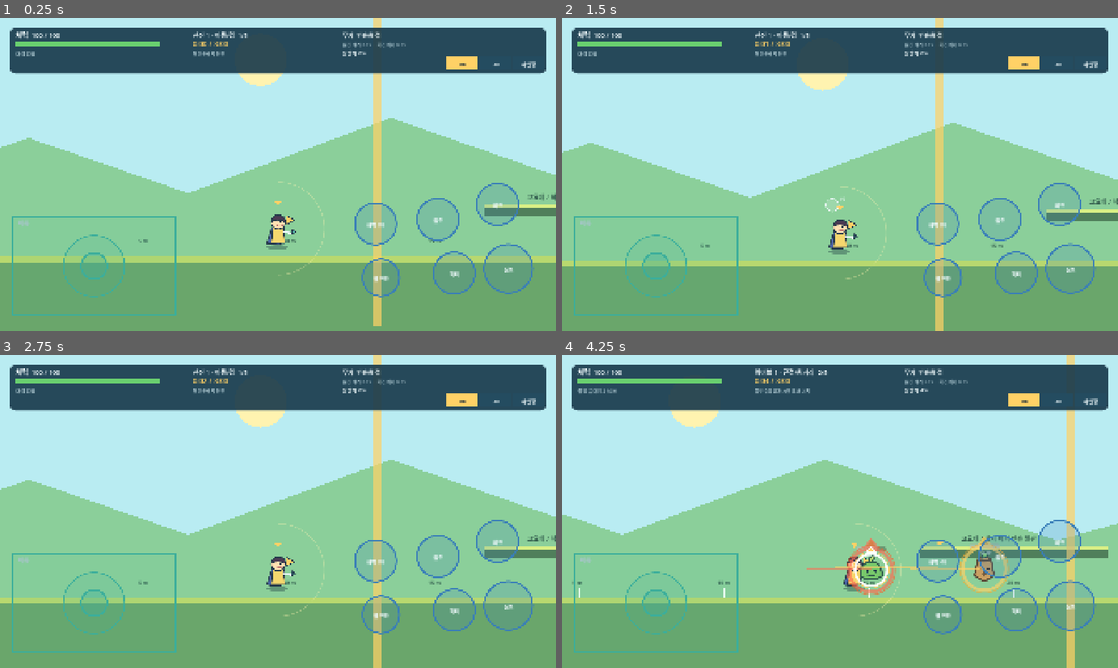
Above: before the commit, frames 1-4 (two rows, left to right).
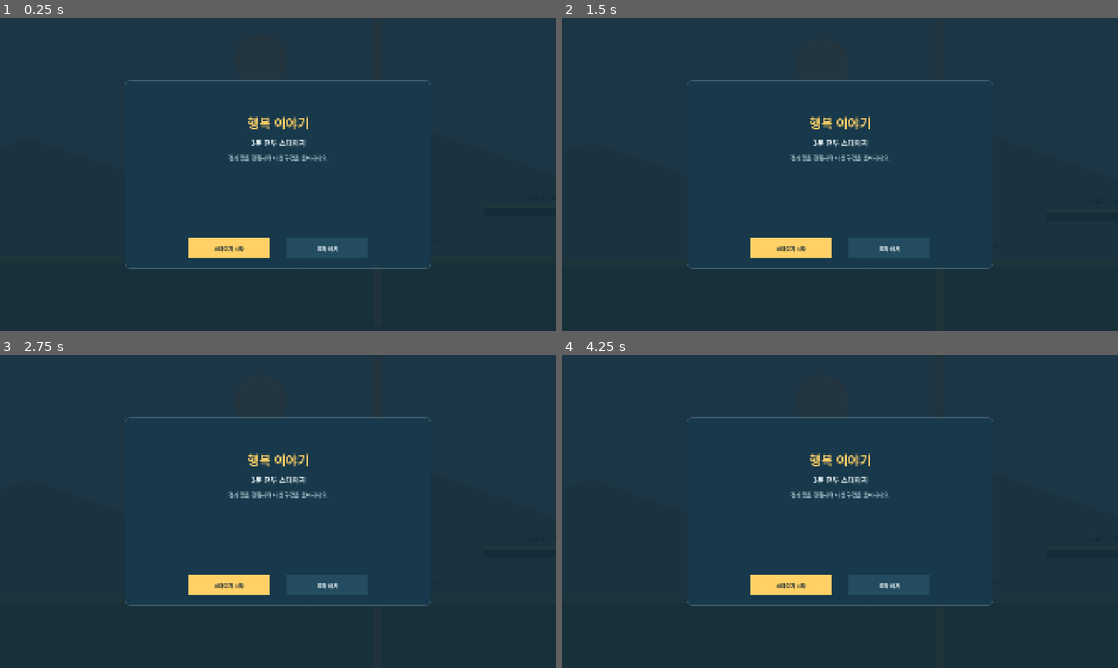
Above: after the commit, the same moments.

Repository: powerfulHimchan/happiness
Game: Godot game, scene res://scenes/movement/ground_movement_sandbox.tscn
The game is run twice, just before and just after one commit, with the same random seed, the same clock (stepped at 60 frames per second) and the same inputs.
Inputs (mouse positions are in pixels of both pictures, inside the frame that each line leads up to):
- Up to frame 1 (0.25 s): no input
- Up to frame 2 (1.5 s): move the mouse to (962, 158) at 0.52 s; click (962, 158) at 0.67 s; tap Enter at 1.25 s; drag from (728, 190) to (1040, 233) at 1.27 s
- Up to frame 3 (2.75 s): tap Space at 2 s; move the mouse to (333, 442) at 2.02 s; click (333, 442) at 2.17 s
- Up to frame 4 (4.25 s): tap Enter at 2.75 s; drag from (812, 574) to (673, 464) at 2.77 s; tap Space at 3.5 s; move the mouse to (1006, 558) at 3.52 s; click (1006, 558) at 3.67 s

The runs differ from the first frame. In frame 1, 88% of the frame differs, in the area x 0-100%, y 0-100%; in frame 2, 88%; in frame 3, 88%; in frame 4, 89%.

Commit message:
feat(input): add control layout editor

Diff:
--- a/game/scripts/movement/ground_movement_controls.gd
+++ b/game/scripts/movement/ground_movement_controls.gd
@@ -18,6 +18,7 @@
 	COMBAT,
 	RESULT,
 	MAIN,
+	LAYOUT_EDITOR,
 }
 
 const PANEL_COLOR := Color("18394b")
@@ -32,6 +33,15 @@
 const BACKGROUND_COLOR := Color("102636")
 
 const MOVE_CONTROL: StringName = &"move"
+const DEFAULT_CONTROL_CENTERS := {
+	&"move": Vector2(0.15, 0.80),
+	&"jump": Vector2(0.925, 0.815),
+	&"evade": Vector2(0.825, 0.830),
+	&"skill_1": Vector2(0.795, 0.650),
+	&"skill_2": Vector2(0.905, 0.600),
+	&"ultimate": Vector2(0.680, 0.665),
+	&"weapon_swap": Vector2(0.690, 0.845),
+}
 const ACTION_ORDER: Array[StringName] = [
 	&"jump",
 	&"evade",
@@ -75,10 +85,26 @@
 var result_retry_rect := Rect2()
 var result_main_rect := Rect2()
 var main_start_rect := Rect2()
+var main_layout_rect := Rect2()
+var editor_toolbar_rect := Rect2()
+var editor_size_down_rect := Rect2()
+var editor_size_up_rect := Rect2()
+var editor_opacity_down_rect := Rect2()
+var editor_opacity_up_rect := Rect2()
+var editor_reset_rect := Rect2()
+var editor_cancel_rect := Rect2()
+var editor_apply_rect := Rect2()
 var action_log: Array[String] = []
 var movement_metrics: Dictionary = {}
 var result_snapshot: Dictionary = {}
-var screen_mode: int = ScreenMode.COMBAT
+var screen_mode: int = ScreenMode.MAIN
+var control_centers: Dictionary = DEFAULT_CONTROL_CENTERS.duplicate()
+var control_scales: Dictionary = {}
+var control_opacity: float = 0.82
+var selected_layout_control: StringName = MOVE_CONTROL
+var invalid_layout_controls: Array[StringName] = []
+var editor_drag_pointer_id: int = -1
+var editor_original_layout: Dictionary = {}
 var last_latency_msec: int = 0
 var peak_simultaneous_controls: int = 0
 var redraw_accumulator: float = 0.0
@@ -95,6 +121,8 @@
 
 func _ready() -> void:
 	Engine.max_fps = 60
+	for control_id in _layout_control_order():
+		control_scales[control_id] = 1.0
 	_refresh_layout()
 	_append_action_log("CP-304 전투 HUD 시작")
 	queue_redraw()
@@ -128,6 +156,7 @@
 func _notification(what: int) -> void:
 	if what == NOTIFICATION_RESIZED:
 		_refresh_layout()
+		_validate_control_layout()
 		queue_redraw()
 	elif what == NOTIFICATION_APPLICATION_FOCUS_OUT or what == NOTIFICATION_APPLICATION_PAUSED:
 		release_all_inputs()
@@ -137,6 +166,10 @@
 func _input(event: InputEvent) -> void:
 	if event is InputEventScreenTouch:
 		var touch := event as InputEventScreenTouch
+		if screen_mode == ScreenMode.LAYOUT_EDITOR:
+			_handle_editor_touch(touch)
+			queue_redraw()
+			return
 		if screen_mode != ScreenMode.COMBAT:
 			if touch.pressed:
 				_handle_screen_touch(touch.position)
@@ -149,7 +182,10 @@
 		queue_redraw()
 	elif event is InputEventScreenDrag:
 		var drag := event as InputEventScreenDrag
-		_handle_touch_dragged(drag.index, drag.position)
+		if screen_mode == ScreenMode.LAYOUT_EDITOR:
+			_handle_editor_drag(drag.index, drag.position)
+		elif screen_mode == ScreenMode.COMBAT:
+			_handle_touch_dragged(drag.index, drag.position)
 		queue_redraw()
 
 
@@ -159,6 +195,9 @@
 		return
 	if screen_mode == ScreenMode.MAIN:
 		_draw_main_screen()
+		return
+	if screen_mode == ScreenMode.LAYOUT_EDITOR:
+		_draw_layout_editor()
 		return
 	_draw_header()
 	_draw_move_control()
@@ -272,6 +311,79 @@
 	begin_retry()
 
 
+func open_layout_editor() -> void:
+	release_all_inputs()
+	editor_original_layout = _capture_control_layout()
+	selected_layout_control = MOVE_CONTROL
+	editor_drag_pointer_id = -1
+	screen_mode = ScreenMode.LAYOUT_EDITOR
+	_validate_control_layout()
+	queue_redraw()
+
+
+func apply_layout_editor() -> bool:
+	_validate_control_layout()
+	if not invalid_layout_controls.is_empty():
+		queue_redraw()
+		return false
+	editor_original_layout.clear()
+	editor_drag_pointer_id = -1
+	screen_mode = ScreenMode.MAIN
+	queue_redraw()
+	return true
+
+
+func cancel_layout_editor() -> void:
+	if not editor_original_layout.is_empty():
+		_restore_control_layout(editor_original_layout)
+	editor_original_layout.clear()
+	editor_drag_pointer_id = -1
+	screen_mode = ScreenMode.MAIN
+	queue_redraw()
+
+
+func reset_layout_editor() -> void:
+	control_centers = DEFAULT_CONTROL_CENTERS.duplicate()
+	control_scales.clear()
+	for control_id in _layout_control_order():
+		control_scales[control_id] = 1.0
+	control_opacity = 0.82
+	selected_layout_control = MOVE_CONTROL
+	_refresh_layout()
+	_validate_control_layout()
+	queue_redraw()
+
+
+func select_layout_control(control_id: StringName) -> void:
+	if control_id in _layout_control_order():
+		selected_layout_control = control_id
+		queue_redraw()
+
+
+func adjust_selected_control_size(delta: float) -> void:
+	if selected_layout_control == &"":
+		return
+	var current_scale := float(control_scales.get(selected_layout_control, 1.0))
+	control_scales[selected_layout_control] = clampf(current_scale + delta, 0.70, 1.40)
+	_refresh_layout()
+	_validate_control_layout()
+	queue_redraw()
+
+
+func set_control_opacity(value: float) -> void:
+	control_opacity = clampf(value, 0.30, 1.00)
+	queue_redraw()
+
+
+func set_control_center_normalized(control_id: StringName, normalized_center: Vector2) -> void:
+	if control_id not in _layout_control_order():
+		return
+	control_centers[control_id] = normalized_center
+	_refresh_layout()
+	_validate_control_layout()
+	queue_redraw()
+
+
 func current_screen_mode() -> int:
 	return screen_mode
 
@@ -287,6 +399,18 @@
 		"move": move_zone,
 		"actions": action_rects.duplicate(),
 		"result_panel": result_panel_rect,
+	}
+
+
+func control_layout_snapshot() -> Dictionary:
+	return {
+		"centers": control_centers.duplicate(true),
+		"scales": control_scales.duplicate(true),
+		"opacity": control_opacity,
+		"selected": selected_layout_control,
+		"invalid_controls": invalid_layout_controls.duplicate(),
+		"valid": invalid_layout_controls.is_empty(),
+		"touch_rects": _control_touch_rects(),
 	}
 
 
@@ -320,6 +444,61 @@
 			show_main_screen()
 	elif screen_mode == ScreenMode.MAIN and main_start_rect.has_point(position):
 		begin_stage_from_main()
+	elif screen_mode == ScreenMode.MAIN and main_layout_rect.has_point(position):
+		open_layout_editor()
+
+
+func _handle_editor_touch(touch: InputEventScreenTouch) -> void:
+	if not touch.pressed:
+		if touch.index == editor_drag_pointer_id:
+			editor_drag_pointer_id = -1
+		return
+	if editor_size_down_rect.has_point(touch.position):
+		adjust_selected_control_size(-0.10)
+		return
+	if editor_size_up_rect.has_point(touch.position):
+		adjust_selected_control_size(0.10)
+		return
+	if editor_opacity_down_rect.has_point(touch.position):
+		set_control_opacity(control_opacity - 0.10)
+		return
+	if editor_opacity_up_rect.has_point(touch.position):
+		set_control_opacity(control_opacity + 0.10)
+		return
+	if editor_reset_rect.has_point(touch.position):
+		reset_layout_editor()
+		return
+	if editor_cancel_rect.has_point(touch.position):
+		cancel_layout_editor()
+		return
+	if editor_apply_rect.has_point(touch.position):
+		apply_layout_editor()
+		return
+	var hit_control := _layout_control_at(touch.position)
+	if hit_control != &"":
+		selected_layout_control = hit_control
+		editor_drag_pointer_id = touch.index
+		_move_layout_control(hit_control, touch.position)
+
+
+func _handle_editor_drag(pointer_id: int, position: Vector2) -> void:
+	if pointer_id == editor_drag_pointer_id and selected_layout_control != &"":
+		_move_layout_control(selected_layout_control, position)
+
+
+func _move_layout_control(control_id: StringName, position: Vector2) -> void:
+	var safe := _safe_area_in_viewport()
+	var half_size := _control_touch_rect(control_id).size * 0.5
+	var clamped := Vector2(
+		clampf(position.x, safe.position.x + half_size.x, safe.end.x - half_size.x),
+		clampf(position.y, safe.position.y + half_size.y, safe.end.y - half_size.y)
+	)
+	control_centers[control_id] = Vector2(
+		(clamped.x - safe.position.x) / maxf(safe.size.x, 1.0),
+		(clamped.y - safe.position.y) / maxf(safe.size.y, 1.0)
+	)
+	_refresh_layout()
+	_validate_control_layout()
 
 
 func release_all_inputs() -> void:
@@ -459,24 +638,19 @@
 	fps_30_rect = Rect2(reset_rect.position.x - gap - button_width, top, button_width, button_height)
 	fps_60_rect = Rect2(fps_30_rect.position.x - gap - button_width, top, button_width, button_height)
 
-	move_zone = Rect2(
-		safe.position.x + 20.0,
-		safe.end.y - clampf(safe.size.y * 0.38, 285.0, 370.0),
+	var move_scale := float(control_scales.get(MOVE_CONTROL, 1.0))
+	var move_size := Vector2(
 		clampf(safe.size.x * 0.30, 420.0, 570.0),
 		clampf(safe.size.y * 0.34, 260.0, 340.0)
-	)
+	) * move_scale
+	var move_center := safe.position + Vector2(control_centers.get(MOVE_CONTROL, DEFAULT_CONTROL_CENTERS[MOVE_CONTROL])) * safe.size
+	move_center = _clamp_control_center(move_center, move_size * 0.5, safe)
+	control_centers[MOVE_CONTROL] = (move_center - safe.position) / safe.size
+	move_zone = Rect2(move_center - move_size * 0.5, move_size)
 	move_radius = clampf(minf(move_zone.size.x, move_zone.size.y) * 0.31, 82.0, 110.0)
 	if move_pointer_id < 0:
 		move_origin = move_zone.get_center()
 
-	var centers := {
-		&"jump": Vector2(0.925, 0.815),
-		&"evade": Vector2(0.825, 0.830),
-		&"skill_1": Vector2(0.795, 0.650),
-		&"skill_2": Vector2(0.905, 0.600),
-		&"ultimate": Vector2(0.680, 0.665),
-		&"weapon_swap": Vector2(0.690, 0.845),
-	}
 	var radii := {
 		&"jump": 84.0,
 		&"evade": 72.0,
@@ -487,9 +661,11 @@
 	}
 	action_rects.clear()
 	for action_id in ACTION_ORDER:
-		var normalized: Vector2 = centers[action_id]
+		var normalized: Vector2 = control_centers.get(action_id, DEFAULT_CONTROL_CENTERS[action_id])
 		var center := safe.position + normalized * safe.size
-		var radius: float = float(radii[action_id])
+		var radius: float = float(radii[action_id]) * float(control_scales.get(action_id, 1.0))
+		center = _clamp_control_center(center, Vector2.ONE * radius, safe)
+		control_centers[action_id] = (center - safe.position) / safe.size
 		action_rects[action_id] = Rect2(center - Vector2.ONE * radius, Vector2.ONE * radius * 2.0)
 
 	hud_rect = Rect2(
@@ -514,9 +690,30 @@
 		result_button_size
 	)
 	main_start_rect = Rect2(
-		Vector2(result_panel_rect.get_center().x - 150.0, result_panel_rect.end.y - 106.0),
-		Vector2(300.0, 68.0)
-	)
+		Vector2(result_panel_rect.get_center().x - 310.0, result_panel_rect.end.y - 106.0),
+		Vector2(280.0, 68.0)
+	)
+	main_layout_rect = Rect2(
+		Vector2(result_panel_rect.get_center().x + 30.0, result_panel_rect.end.y - 106.0),
+		Vector2(280.0, 68.0)
+	)
+
+	editor_toolbar_rect = Rect2(
+		safe.position + Vector2(10.0, 10.0),
+		Vector2(safe.size.x - 20.0, clampf(safe.size.y * 0.18, 124.0, 154.0))
+	)
+	var tool_height := 50.0
+	var tool_y := editor_toolbar_rect.position.y + editor_toolbar_rect.size.y - tool_height - 14.0
+	var tool_gap := 10.0
+	var small_width := clampf(safe.size.x * 0.055, 68.0, 92.0)
+	var action_width := clampf(safe.size.x * 0.09, 118.0, 160.0)
+	editor_size_down_rect = Rect2(Vector2(editor_toolbar_rect.position.x + 20.0, tool_y), Vector2(small_width, tool_height))
+	editor_size_up_rect = Rect2(Vector2(editor_size_down_rect.end.x + tool_gap, tool_y), Vector2(small_width, tool_height))
+	editor_opacity_down_rect = Rect2(Vector2(editor_size_up_rect.end.x + 42.0, tool_y), Vector2(small_width, tool_height))
+	editor_opacity_up_rect = Rect2(Vector2(editor_opacity_down_rect.end.x + tool_gap, tool_y), Vector2(small_width, tool_height))
+	editor_apply_rect = Rect2(Vector2(editor_toolbar_rect.end.x - action_width - 20.0, tool_y), Vector2(action_width, tool_height))
+	editor_cancel_rect = Rect2(Vector2(editor_apply_rect.position.x - action_width - tool_gap, tool_y), Vector2(action_width, tool_height))
+	editor_reset_rect = Rect2(Vector2(editor_cancel_rect.position.x - action_width - tool_gap, tool_y), Vector2(action_width, tool_height))
 
 
 func _draw_header() -> void:
@@ -661,6 +858,51 @@
 		MUTED_TEXT_COLOR
 	)
 	_draw_button(main_start_rect, "스테이지 시작", true)
+	_draw_button(main_layout_rect, "조작 배치", false)
+
+
+func _draw_layout_editor() -> void:
+	draw_rect(Rect2(Vector2.ZERO, size), Color(BACKGROUND_COLOR, 0.78), true)
+	var safe := _safe_area_in_viewport()
+	draw_rect(safe, Color("4bd49b", 0.05), true)
+	draw_rect(safe, Color("65e6ae"), false, 4.0)
+	_draw_text("SAFE AREA", safe.position + Vector2(16.0, safe.size.y - 18.0), 16, Color("65e6ae"))
+
+	_draw_move_control()
+	_draw_action_controls()
+	var touch_rects := _control_touch_rects()
+	for control_id in _layout_control_order():
+		var rect: Rect2 = touch_rects[control_id]
+		var invalid := control_id in invalid_layout_controls
+		var selected := control_id == selected_layout_control
+		var outline := Color("f05d5e") if invalid else (ACTIVE_COLOR if selected else Color(TEXT_COLOR, 0.72))
+		draw_rect(rect, Color(outline, 0.10 if invalid else 0.035), true)
+		draw_rect(rect, outline, false, 6.0 if selected else 3.0)
+		if invalid:
+			draw_line(rect.position, rect.end, outline, 4.0)
+			draw_line(Vector2(rect.end.x, rect.position.y), Vector2(rect.position.x, rect.end.y), outline, 4.0)
+
+	draw_style_box(_panel_style(Color(PANEL_COLOR, 0.98)), editor_toolbar_rect)
+	var selected_label := _layout_control_label(selected_layout_control)
+	var selected_scale := int(round(float(control_scales.get(selected_layout_control, 1.0)) * 100.0))
+	_draw_text("조작 배치 편집  ·  선택: %s  ·  크기 %d%%  ·  전체 불투명도 %d%%" % [
+		selected_label,
+		selected_scale,
+		int(round(control_opacity * 100.0)),
+	], editor_toolbar_rect.position + Vector2(20.0, 38.0), 22, TEXT_COLOR)
+	var status := "적용 가능 · 조작 요소를 드래그하세요"
+	var status_color := PASS_COLOR
+	if not invalid_layout_controls.is_empty():
+		status = "적용 불가 · 터치 영역이 30% 이상 겹칩니다"
+		status_color = Color("ff8b85")
+	_draw_text(status, editor_toolbar_rect.position + Vector2(editor_toolbar_rect.size.x * 0.58, 38.0), 18, status_color)
+	_draw_button(editor_size_down_rect, "크기 -", false)
+	_draw_button(editor_size_up_rect, "크기 +", false)
+	_draw_button(editor_opacity_down_rect, "투명 -", false)
+	_draw_button(editor_opacity_up_rect, "투명 +", false)
+	_draw_button(editor_reset_rect, "초기화", false)
+	_draw_button(editor_cancel_rect, "취소", false)
+	_draw_button(editor_apply_rect, "적용", invalid_layout_controls.is_empty())
 
 
 func _draw_result_row(label: String, value: String, x: float, width: float, y: float) -> void:
@@ -681,15 +923,17 @@
 
 func _draw_move_control() -> void:
 	var active := move_pointer_id >= 0
-	draw_rect(move_zone, Color(MOVE_COLOR, 0.14 if active else 0.08), true)
-	draw_rect(move_zone, ACTIVE_COLOR if active else MOVE_COLOR, false, 4.0)
-	_draw_text("이동", move_zone.position + Vector2(18.0, 30.0), 20, MUTED_TEXT_COLOR)
+	var outline := ACTIVE_COLOR if active else MOVE_COLOR
+	draw_rect(move_zone, Color(MOVE_COLOR, (0.14 if active else 0.08) * control_opacity), true)
+	draw_rect(move_zone, Color(outline, control_opacity), false, 4.0)
+	_draw_text("이동", move_zone.position + Vector2(18.0, 30.0), 20, Color(MUTED_TEXT_COLOR, control_opacity))
 	var knob := move_origin + move_vector * move_radius
-	draw_circle(move_origin, move_radius, Color(MOVE_COLOR, 0.11))
-	draw_arc(move_origin, move_radius, 0.0, TAU, 48, MOVE_COLOR, 4.0, true)
-	draw_line(move_origin, knob, ACTIVE_COLOR if active else MOVE_COLOR, 7.0)
-	draw_circle(knob, 45.0, Color(ACTIVE_COLOR if active else MOVE_COLOR, 0.31))
-	draw_arc(knob, 45.0, 0.0, TAU, 40, ACTIVE_COLOR if active else MOVE_COLOR, 5.0, true)
+	draw_circle(move_origin, move_radius, Color(MOVE_COLOR, 0.11 * control_opacity))
+	draw_arc(move_origin, move_radius, 0.0, TAU, 48, Color(MOVE_COLOR, control_opacity), 4.0, true)
+	draw_line(move_origin, knob, Color(outline, control_opacity), 7.0)
+	var knob_radius := 45.0 * float(control_scales.get(MOVE_CONTROL, 1.0))
+	draw_circle(knob, knob_radius, Color(outline, 0.31 * control_opacity))
+	draw_arc(knob, knob_radius, 0.0, TAU, 40, Color(outline, control_opacity), 5.0, true)
 
 
 func _draw_action_controls() -> void:
@@ -701,8 +945,8 @@
 		var ultimate_active := action_id == &"ultimate" \
 			and bool(movement_metrics.get("ultimate_active", false))
 		var color := ACTIVE_COLOR if pressed or ultimate_ready or ultimate_active else ACTION_COLOR
-		draw_circle(rect.get_center(), rect.size.x * 0.5, Color(color, 0.30 if pressed else 0.20))
-		draw_arc(rect.get_center(), rect.size.x * 0.5, 0.0, TAU, 44, color, 5.0, true)
+		draw_circle(rect.get_center(), rect.size.x * 0.5, Color(color, (0.30 if pressed else 0.20) * control_opacity))
+		draw_arc(rect.get_center(), rect.size.x * 0.5, 0.0, TAU, 44, Color(color, control_opacity), 5.0, true)
 		if action_id == &"ultimate":
 			var ratio: float = float(movement_metrics.get("ultimate_gauge_ratio", 0.0))
 			if ultimate_active:
@@ -712,9 +956,9 @@
 			draw_arc(
 				rect.get_center(), rect.size.x * 0.5 - 10.0,
 				-PI * 0.5, -PI * 0.5 + TAU * clampf(ratio, 0.0, 1.0),
-				48, ACTIVE_COLOR, 9.0, true
+				48, Color(ACTIVE_COLOR, control_opacity), 9.0, true
 			)
-		_draw_text_centered(_action_label(action_id), rect, 18, TEXT_COLOR)
+		_draw_text_centered(_action_label(action_id), rect, 18, Color(TEXT_COLOR, control_opacity))
 
 
 func _action_label(action_id: StringName) -> String:
@@ -797,6 +1041,88 @@
 	)
 
 
+func _layout_control_order() -> Array[StringName]:
+	var order: Array[StringName] = [MOVE_CONTROL]
+	order.append_array(ACTION_ORDER)
+	return order
+
+
+func _layout_control_label(control_id: StringName) -> String:
+	if control_id == MOVE_CONTROL:
+		return "이동 패드"
+	return String(ACTION_LABELS.get(control_id, control_id))
+
+
+func _control_touch_rect(control_id: StringName) -> Rect2:
+	if control_id == MOVE_CONTROL:
+		return move_zone
+	return action_rects.get(control_id, Rect2())
+
+
+func _control_touch_rects() -> Dictionary:
+	var rects := {}
+	for control_id in _layout_control_order():
+		rects[control_id] = _control_touch_rect(control_id)
+	return rects
+
+
+func _layout_control_at(position: Vector2) -> StringName:
+	var order := _layout_control_order()
+	order.reverse()
+	for control_id in order:
+		if _control_touch_rect(control_id).has_point(position):
+			return control_id
+	return &""
+
+
+func _validate_control_layout() -> void:
+	invalid_layout_controls.clear()
+	var order := _layout_control_order()
+	for first_index in order.size():
+		var first_id := order[first_index]
+		var first_rect := _control_touch_rect(first_id)
+		for second_index in range(first_index + 1, order.size()):
+			var second_id := order[second_index]
+			var second_rect := _control_touch_rect(second_id)
+			if _touch_overlap_ratio(first_rect, second_rect) >= 0.30:
+				if first_id not in invalid_layout_controls:
+					invalid_layout_controls.append(first_id)
+				if second_id not in invalid_layout_controls:
+					invalid_layout_controls.append(second_id)
+
+
+func _touch_overlap_ratio(first: Rect2, second: Rect2) -> float:
+	var intersection := first.intersection(second)
+	if intersection.size.x <= 0.0 or intersection.size.y <= 0.0:
+		return 0.0
+	var overlap_area := intersection.size.x * intersection.size.y
+	var smaller_area := minf(first.size.x * first.size.y, second.size.x * second.size.y)
+	return overlap_area / maxf(smaller_area, 1.0)
+
+
+func _capture_control_layout() -> Dictionary:
+	return {
+		"centers": control_centers.duplicate(true),
+		"scales": control_scales.duplicate(true),
+		"opacity": control_opacity,
+	}
+
+
+func _restore_control_layout(snapshot: Dictionary) -> void:
+	control_centers = (snapshot.get("centers", DEFAULT_CONTROL_CENTERS) as Dictionary).duplicate(true)
+	control_scales = (snapshot.get("scales", {}) as Dictionary).duplicate(true)
+	control_opacity = clampf(float(snapshot.get("opacity", 0.82)), 0.30, 1.00)
+	_refresh_layout()
+	_validate_control_layout()
+
+
+func _clamp_control_center(center: Vector2, half_size: Vector2, safe: Rect2) -> Vector2:
+	return Vector2(
+		clampf(center.x, safe.position.x + half_size.x, safe.end.x - half_size.x),
+		clampf(center.y, safe.position.y + half_size.y, safe.end.y - half_size.y)
+	)
+
+
 func _safe_area_in_viewport() -> Rect2:
 	var fallback_margin := maxf(24.0, minf(size.x, size.y) * 0.02)
 	var fallback := Rect2(
--- a/game/tests/cp304_runtime_test.gd
+++ b/game/tests/cp304_runtime_test.gd
@@ -15,6 +15,8 @@
 	var weapon_controller := sandbox.get_node("Player/PrototypeWeaponController") as PrototypeWeaponController
 	var sword := sandbox.get_node("Player/SwordCombatController") as SwordCombatController
 	var bow := sandbox.get_node("Player/BowCombatController") as BowCombatController
+	await process_frame
+	controls.begin_stage_from_main()
 	await process_frame
 
 	# 1280x720 소형 화면에서도 상단 HUD가 이동/전투 조작 영역과 분리된다.
--- /dev/null
+++ b/game/tests/cp401_runtime_test.gd
@@ -0,0 +1,93 @@
+extends SceneTree
+
+const SANDBOX_SCENE := preload("res://scenes/movement/ground_movement_sandbox.tscn")
+
+
+func _initialize() -> void:
+	call_deferred("_run")
+
+
+func _run() -> void:
+	var sandbox := SANDBOX_SCENE.instantiate()
+	root.add_child(sandbox)
+	var controls := sandbox.get_node("CanvasLayer/GroundMovementControls") as Control
+	await process_frame
+
+	if not _assert_equal(controls.current_screen_mode(), 2, "앱 시작 메인 화면"):
+		return
+	controls.size = Vector2(1280.0, 720.0)
+	controls.notification(Control.NOTIFICATION_RESIZED)
+	controls.open_layout_editor()
+	if not _assert_equal(controls.current_screen_mode(), 3, "조작 배치 편집 진입"):
+		return
+
+	var initial: Dictionary = controls.control_layout_snapshot()
+	if not _assert_equal((initial["touch_rects"] as Dictionary).size(), 7, "전체 조작 요소 7개"):
+		return
+	var safe: Rect2 = controls.layout_snapshot()["safe"]
+	for rect_value in (initial["touch_rects"] as Dictionary).values():
+		var rect: Rect2 = rect_value
+		if not _assert_true(safe.encloses(rect), "조작 요소 안전 영역 포함"):
+			return
+
+	controls.select_layout_control(&"jump")
+	controls.adjust_selected_control_size(1.0)
+	var resized: Dictionary = controls.control_layout_snapshot()
+	if not _assert_true(is_equal_approx(float((resized["scales"] as Dictionary)[&"jump"]), 1.40), "크기 상한 140퍼센트"):
+		return
+	controls.adjust_selected_control_size(-2.0)
+	resized = controls.control_layout_snapshot()
+	if not _assert_true(is_equal_approx(float((resized["scales"] as Dictionary)[&"jump"]), 0.70), "크기 하한 70퍼센트"):
+		return
+	controls.set_control_opacity(0.10)
+	if not _assert_true(is_equal_approx(float(controls.control_layout_snapshot()["opacity"]), 0.30), "불투명도 하한 30퍼센트"):
+		return
+	controls.set_control_opacity(1.50)
+	if not _assert_true(is_equal_approx(float(controls.control_layout_snapshot()["opacity"]), 1.00), "불투명도 상한 100퍼센트"):
+		return
+
+	var centers: Dictionary = controls.control_layout_snapshot()["centers"]
+	controls.set_control_center_normalized(&"skill_1", centers[&"skill_2"])
+	var invalid: Dictionary = controls.control_layout_snapshot()
+	if not _assert_true(not bool(invalid["valid"]), "30퍼센트 이상 겹침 감지"):
+		return
+	if not _assert_true(not controls.apply_layout_editor(), "잘못된 배치 적용 차단"):
+		return
+	if not _assert_equal(controls.current_screen_mode(), 3, "적용 차단 후 편집 유지"):
+		return
+
+	controls.reset_layout_editor()
+	if not _assert_true(bool(controls.control_layout_snapshot()["valid"]), "초기 배치 유효"):
+		return
+	if not _assert_true(controls.apply_layout_editor(), "유효 배치 적용"):
+		return
+	if not _assert_equal(controls.current_screen_mode(), 2, "적용 후 메인 복귀"):
+		return
+
+	controls.open_layout_editor()
+	var before_cancel: Dictionary = controls.control_layout_snapshot()["centers"]
+	controls.set_control_center_normalized(&"jump", Vector2(0.55, 0.72))
+	controls.cancel_layout_editor()
+	controls.open_layout_editor()
+	var after_cancel: Dictionary = controls.control_layout_snapshot()["centers"]
+	if not _assert_equal(after_cancel[&"jump"], before_cancel[&"jump"], "취소 시 원래 배치 복구"):
+		return
+
+	print("CP-401 runtime test: OK")
+	quit(0)
+
+
+func _assert_equal(actual: Variant, expected: Variant, label: String) -> bool:
+	if actual == expected:
+		return true
+	push_error("%s 실패: actual=%s expected=%s" % [label, actual, expected])
+	quit(1)
+	return false
+
+
+func _assert_true(value: bool, label: String) -> bool:
+	if value:
+		return true
+	push_error("%s 실패" % label)
+	quit(1)
+	return false
Not shown, changed: game/export_presets.cfg
Not shown, changed: .github/workflows/build-android-apk.yml
Not shown, changed: docs/prototype/CP001_CP002_STATUS.md
Not shown, changed: scripts/check_godot_project.sh
